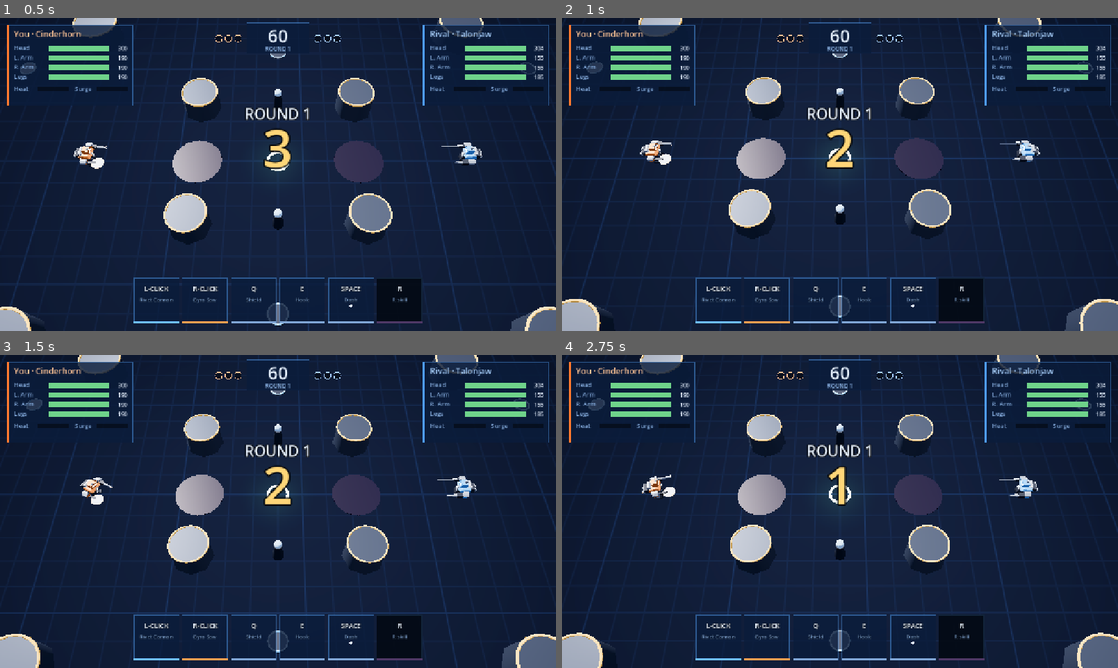
Above: before the commit, frames 1-4 (two rows, left to right).
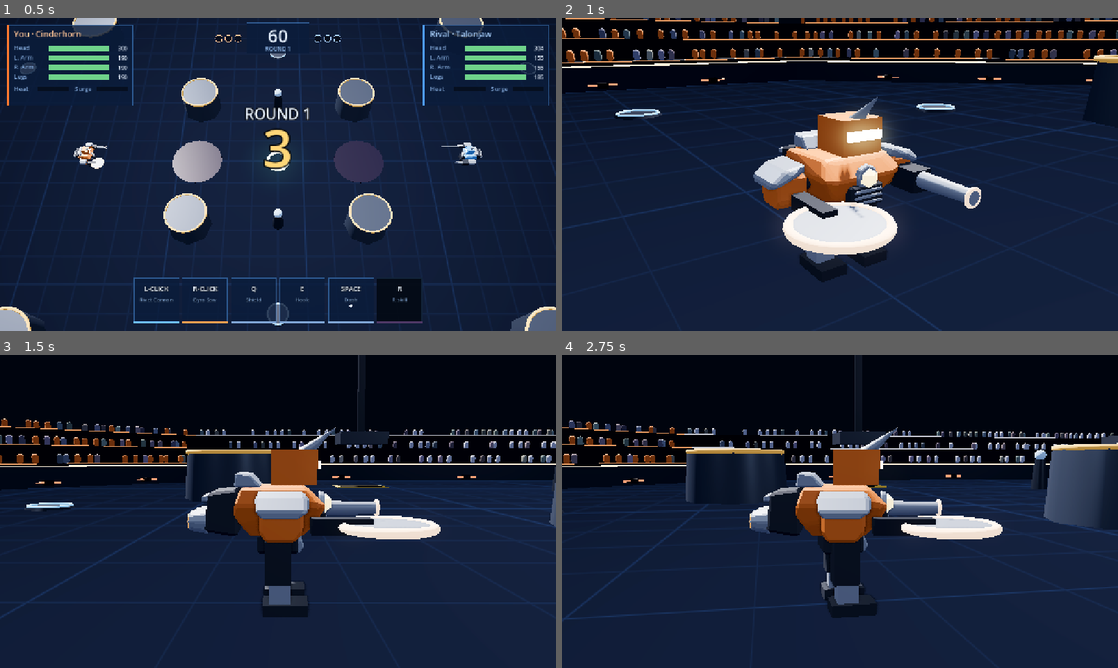
Above: after the commit, the same moments.

Repository: Vegm92/mech-duel
Game: Godot game, scene res://main.tscn
Two runs of this game, one before a commit and one after it. Both use one fixed random seed, a clock stepped at 60 frames per second and the inputs below.
Inputs (mouse positions are in pixels of both pictures, inside the frame that each line leads up to):
- Up to frame 1 (0.5 s): no input
- Up to frame 2 (1 s): tap Enter at 0.5 s; move the mouse to (962, 158) at 0.52 s; hold D from 0.53 s (still down); tap F at 0.6 s; click (962, 158) at 0.67 s; tap Space at 0.77 s; tap C at 0.8 s
- Up to frame 3 (1.5 s): move the mouse to (166, 527) at 1.27 s; release D at 1.28 s; hold S from 1.28 s (still down); tap C at 1.35 s; click (166, 527) at 1.42 s
- Up to frame 4 (2.75 s): tap Space at 1.52 s; tap Tab at 1.55, 2.1 s; move the mouse to (895, 442) at 2.02 s; release S at 2.03 s; hold D from 2.03 s (still down); click (895, 442) at 2.17 s; tap F at 2.3 s

Frame 1 is identical in both runs. In frame 2, 41% of the frame differs, in the area x 0-100%, y 0-100%; in frame 3, 54%; in frame 4, 54%.

Commit message:
feat(godot): look mode with freeze and close-up cameras
Dev keys to see the models in the arena: F freezes the match (no sim
steps, no view sync), C cycles the cameras in CAMS (game, front 3/4,
side, back 3/4, game angle close; the HUD hides in close-ups), Tab picks
the mech, and while frozen a drag orbits and the wheel zooms. --cam=N
starts in that camera, so --shot can save close-ups without a player.

Design: COMBAT_DESIGN.md (no rule changes)

Co-Authored-By: Claude Opus 5.5 <noreply@anthropic.com>

Diff:
--- a/godot/src/main.gd
+++ b/godot/src/main.gd
@@ -7,6 +7,7 @@
 const I18n = preload("res://src/i18n.gd")
 
 const PITCH := deg_to_rad(60.0)
+const CAMS := [[], [0.6, 0.3, 5.0, true], [PI / 2, 0.12, 5.0, true], [PI + 0.6, 0.4, 5.0, true], [PI / 2, PITCH, 6.0, false]]
 
 var state: Dictionary
 var brain: Dictionary
@@ -25,6 +26,11 @@
 var shooting := false
 var tapped := {}
 var shake := 0.0
+var frozen := false
+var cam_mode := 0
+var target := 0
+var orbit := Vector2.ZERO
+var zoom := 1.0
 
 
 func _ready() -> void:
@@ -38,6 +44,8 @@
 			shot_path = a.substr(7)
 		elif a.begins_with("--at="):
 			shot_at = a.substr(5).to_int()
+		elif a.begins_with("--cam="):
+			cam_mode = a.substr(6).to_int() % CAMS.size()
 	Input.set_default_cursor_shape(Input.CURSOR_CROSS)
 	cam = Camera3D.new()
 	cam.fov = 40.0
@@ -116,11 +124,26 @@
 					new_match()
 			KEY_L:
 				I18n.toggle()
+			KEY_F:
+				frozen = not frozen
+				tapped.clear()
+			KEY_C:
+				cam_mode = (cam_mode + 1) % CAMS.size()
+				orbit = Vector2.ZERO
+				zoom = 1.0
+			KEY_TAB:
+				target = (target + 1) % state.mechs.size()
+	elif event is InputEventMouseMotion and frozen and cam_mode > 0 and event.button_mask & MOUSE_BUTTON_MASK_LEFT:
+		orbit += event.relative * 0.01
 	elif event is InputEventMouseButton and event.pressed:
 		if event.button_index == MOUSE_BUTTON_LEFT:
 			tapped.left = true
 		elif event.button_index == MOUSE_BUTTON_RIGHT:
 			tapped.right = true
+		elif event.button_index == MOUSE_BUTTON_WHEEL_UP:
+			zoom = maxf(zoom * 0.9, 0.3)
+		elif event.button_index == MOUSE_BUTTON_WHEEL_DOWN:
+			zoom = minf(zoom * 1.1, 3.0)
 
 
 func _notification(what: int) -> void:
@@ -130,13 +153,18 @@
 
 func _physics_process(delta: float) -> void:
 	aim = aim_point()
-	if not paused:
+	if not paused and not frozen:
 		var me = Bot.bot_input(state, pilot, 0) if autopilot else player_input()
 		Sim.step(state, [me, Bot.bot_input(state, brain, 1)])
-	view.sync(state, aim, delta)
+	if not frozen:
+		view.sync(state, aim, delta)
 	shake = maxf(shake, view.shake)
 	view.shake = 0.0
-	follow(delta)
+	if cam_mode == 0:
+		follow(delta)
+	else:
+		close_camera()
+	hud.visible = cam_mode == 0
 	hud.paused = paused
 	if shot_at >= 0 and state.tick >= shot_at and not shooting:
 		shooting = true
@@ -168,6 +196,17 @@
 
 func place_camera() -> void:
 	cam.position = focus + Vector3(0, sin(PITCH), cos(PITCH)) * dist
+	cam.rotation = Vector3(-PITCH, 0, 0)
+
+
+func close_camera() -> void:
+	var m = state.mechs[target]
+	var c: Array = CAMS[cam_mode]
+	var at := Vector3(m.x, Sim.height_of(m) + 1.1, m.y)
+	var t: float = (m.aim if c[3] else 0.0) + c[0] + orbit.x
+	var p := clampf(c[1] + orbit.y, -0.1, 1.5)
+	cam.position = at + Vector3(cos(t) * cos(p), sin(p), sin(t) * cos(p)) * c[2] * zoom
+	cam.look_at(at)
 
 
 func _process(delta: float) -> void:
Not shown, changed: CLAUDE.md
